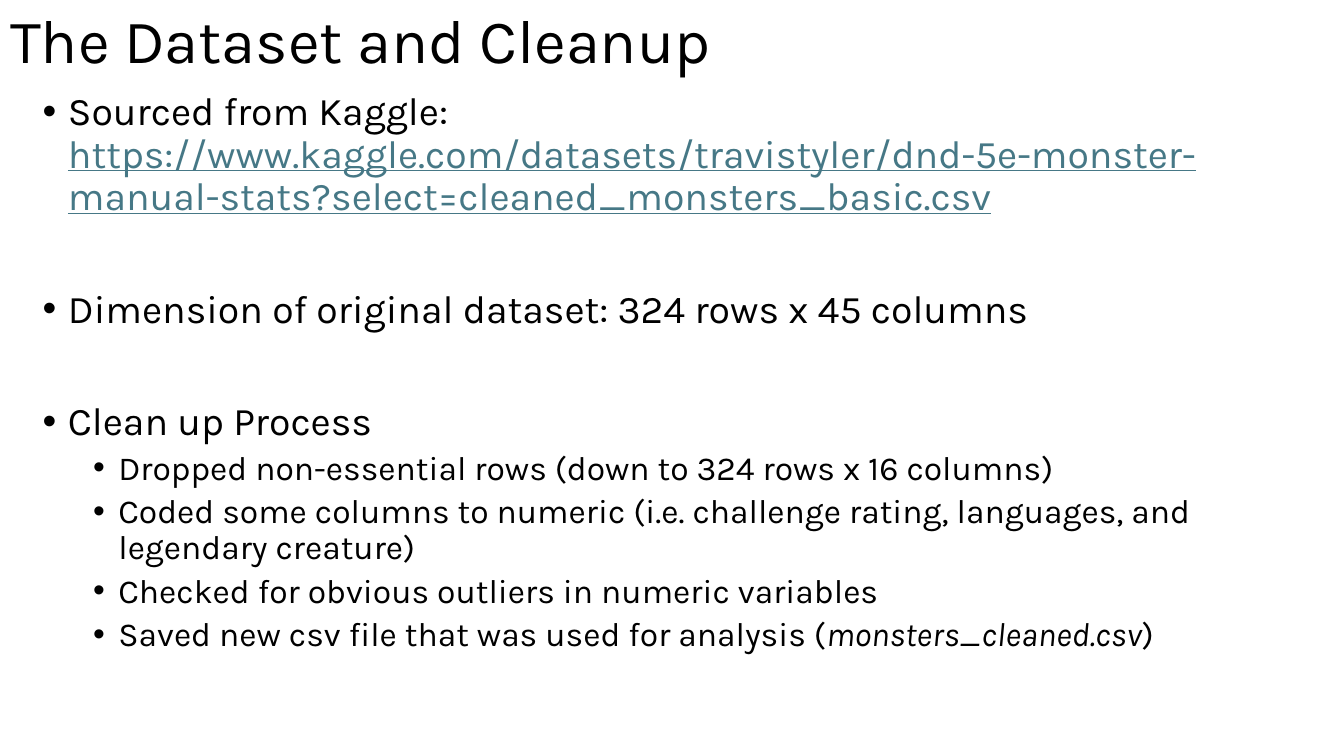
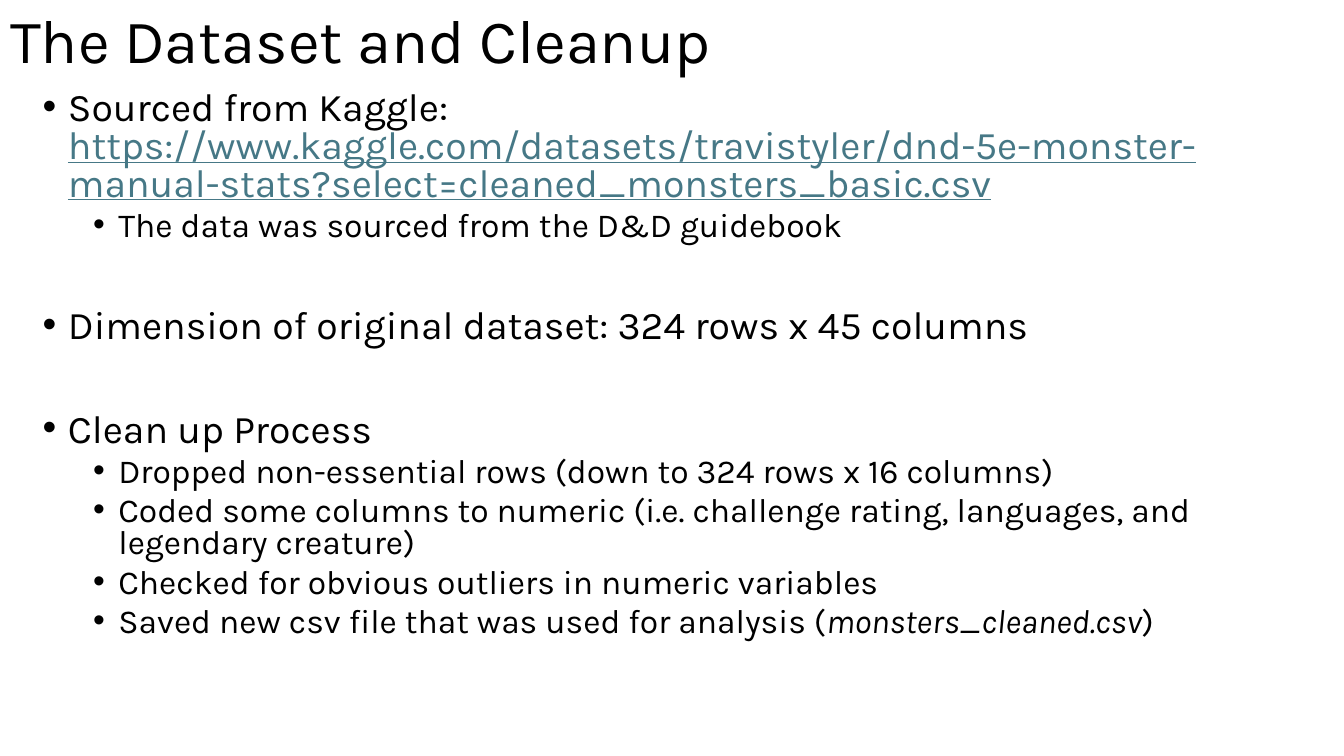
Before and after one commit to odelmas-sci/824-final, a slide deck: slide 3 of Monsters of Dungeons and Dragons.pptx. Drawn at 1344x756 pixels with LibreOffice and Linux fonts; fonts in the diff are those of the drawing. Boxes give left, top, right and bottom in pixels: in the first picture for what was removed or moved away, otherwise in the second. Text is boxed around its words. In the diff, an @@ line names an element or a change of style, - is before the commit and + after.

```diff
--- a/Monsters of Dungeons and Dragons.pptx
+++ b/Monsters of Dungeons and Dragons.pptx
@@ text at (x1=68, y1=94, x2=1196, y2=642): line spacing 0.9 to 0.8 @@
@@ text at (x1=118, y1=214, x2=842, y2=246): paragraph added @@
+  • The data was sourced from the D&D guidebook
```
Also in this commit, not shown: 2 other slides changed, 1 slide added.
